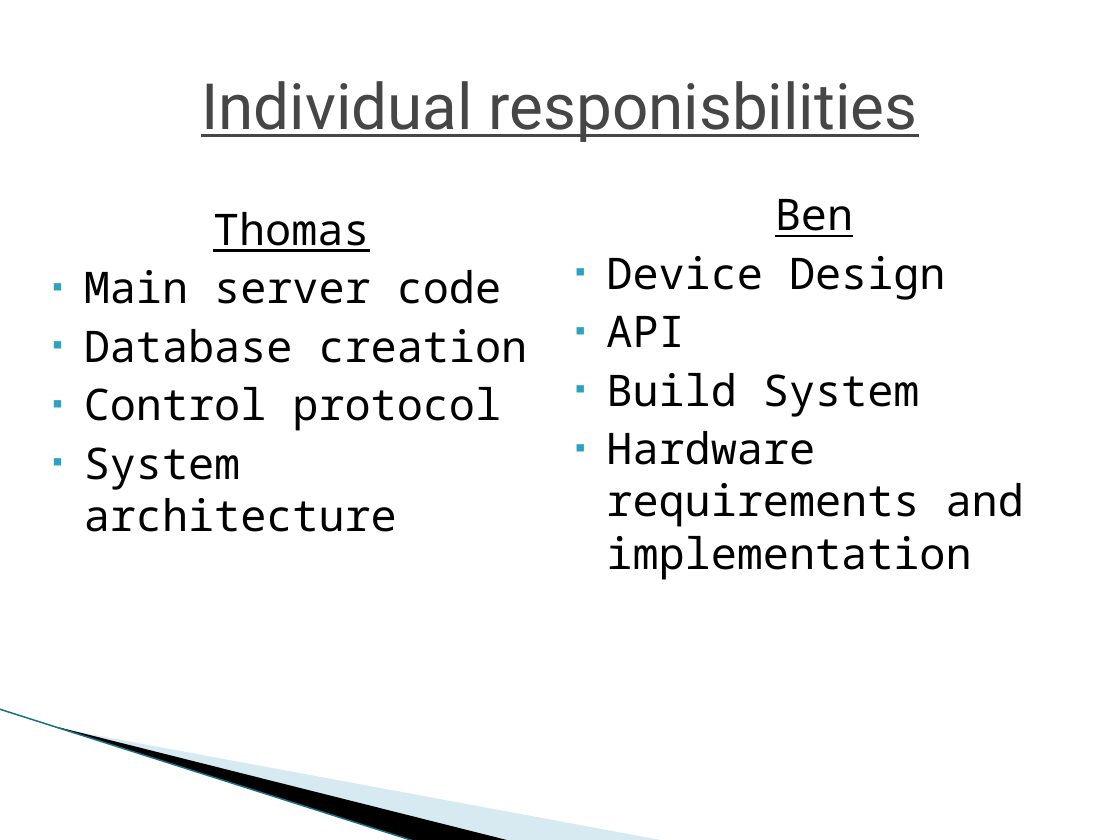
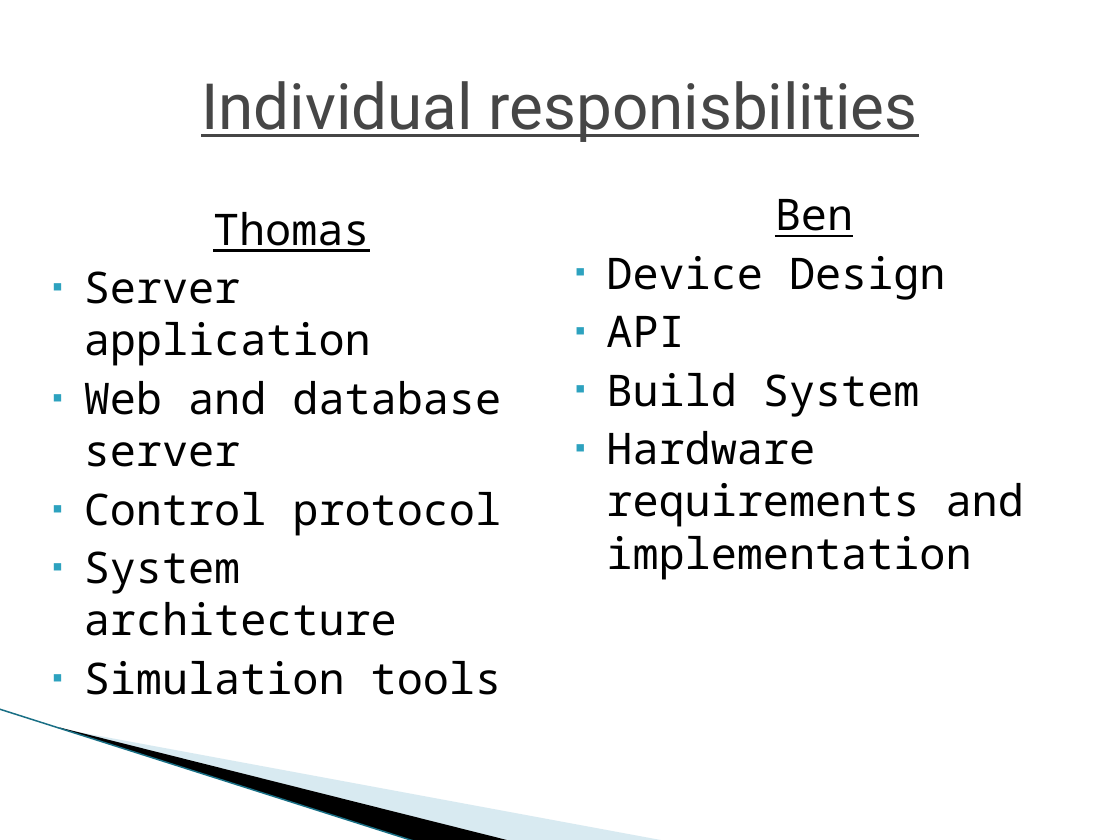
Before and after one commit to nomastmas/raichu, a slide deck: slide 7 of docs/final_presentation_ben.pptx. Drawn at 1120x840 pixels with LibreOffice and Linux fonts; fonts in the diff are those of the drawing; background and template pictures are left out. Boxes give left, top, right and bottom in pixels: in the first picture for what was removed or moved away, otherwise in the second. Text is boxed around its words. In the diff, an @@ line names an element or a change of style, - is before the commit and + after.

Commit message:
changes to ben

```diff
--- a/docs/final_presentation_ben.pptx
+++ b/docs/final_presentation_ben.pptx
@@ text at box(84, 271, 501, 467): text changed @@
-▪ Main server code
-▪ Database creation
+▪ Server application
+▪ Web and database server
@@ text at box(84, 661, 501, 695): paragraph added @@
+▪ Simulation tools
```
Also in this commit, not shown: 8 slides added.
